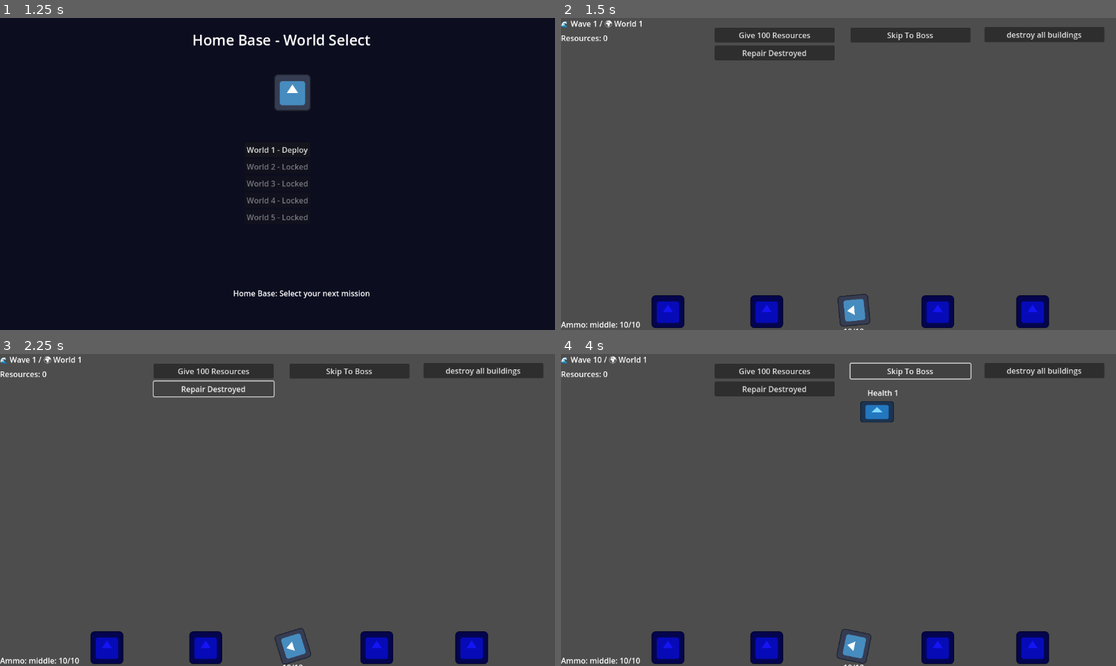
Above: before the commit, frames 1-4 (two rows, left to right).
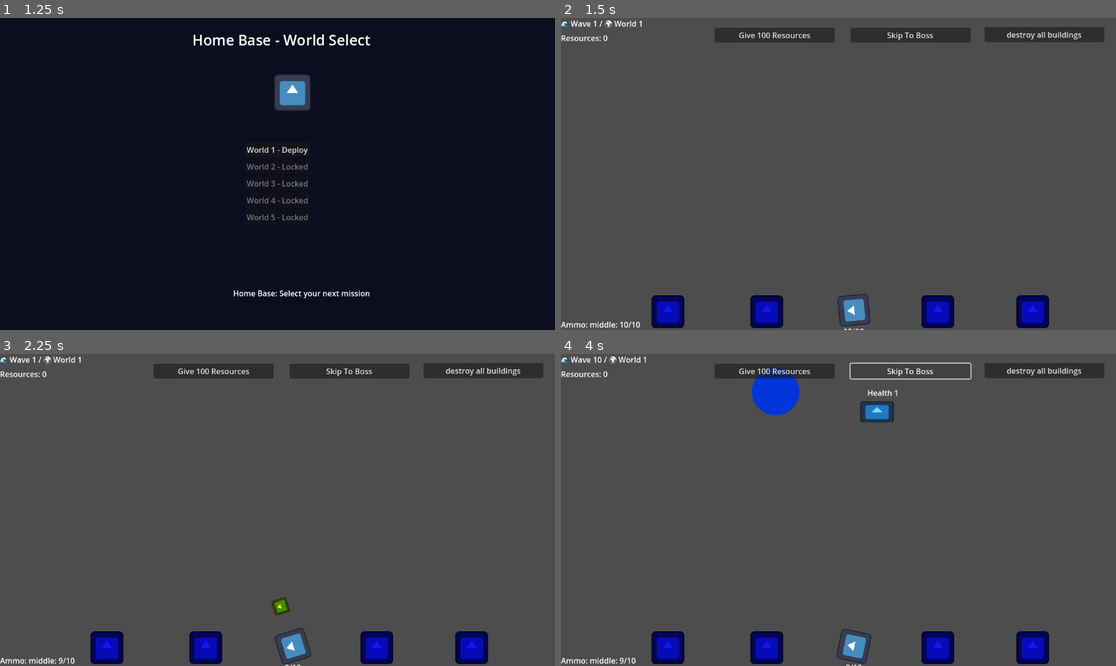
Above: after the commit, the same moments.

Repository: aceofknights/Missile-Game
Game: Godot game, scene res://Scene/MainMenu.tscn
Same seed, same stepped clock (60 frames per second), same inputs: the game is played once before the commit and once after it. The engine's default icon, where the game draws it, is replaced by a stand-in: a white triangle on a blue panel in a dark square.
Inputs (mouse positions are in pixels of both pictures, inside the frame that each line leads up to):
- Up to frame 1 (1.25 s): click "Start" at 0.5 s
- Up to frame 2 (1.5 s): click "World 1 - Deploy" at 1.25 s
- Up to frame 3 (2.25 s): click (210, 388) at 2 s, where only the run before the commit has a clickable "Repair Destroyed"
- Up to frame 4 (4 s): click "Skip To Boss" at 2.75 s; click "Skip To Boss" at 3.5 s

Frame 1 is identical in both runs. In frame 2, 1.0% of the frame differs, in the area x 27-50%, y 8-14%; in frame 3, 0.5%; in frame 4, 1.7%, in the area x 10-55%, y 4-100%.

Commit message:
Fix repair hover messaging and remove obsolete repair button

Diff:
--- a/Scene/Main.tscn
+++ b/Scene/Main.tscn
@@ -64,13 +64,6 @@
 offset_bottom = 51.0
 text = "Give 100 Resources"
 
-[node name="RepairButton" type="Button" parent="UI"]
-offset_left = 319.0
-offset_top = 57.0
-offset_right = 568.0
-offset_bottom = 88.0
-text = "Repair Destroyed"
-
 [node name="AnnouncementLabel" type="Label" parent="UI"]
 visible = false
 offset_left = 552.0
@@ -78,6 +71,16 @@
 offset_right = 592.0
 offset_bottom = 158.0
 theme_override_font_sizes/font_size = 20
+
+[node name="RepairHintLabel" type="Label" parent="UI"]
+visible = false
+offset_left = 398.0
+offset_top = 72.0
+offset_right = 820.0
+offset_bottom = 100.0
+theme_override_font_sizes/font_size = 22
+text = "Hit R to repair"
+horizontal_alignment = 1
 
 [node name="ResourceLabel" type="Label" parent="UI"]
 offset_top = 30.0
--- a/Scripts/Cannon.gd
+++ b/Scripts/Cannon.gd
@@ -56,8 +56,7 @@
 	if fire_rate_bar:
 		fire_rate_bar.visible = active
 	if repair_label:
-		repair_label.visible = unlocked and destroyed and GameManager.can_use_repair_shop()
-		repair_label.text = "[R] Repair (%d)" % GameManager.get_repair_shop_cost()
+		repair_label.visible = false
 	if sprite:
 		sprite.modulate = Color(0.35, 0.35, 0.35, 1.0) if destroyed else Color(1, 1, 1, 1)
 
@@ -128,6 +127,12 @@
 	return global_position.distance_to(global_mouse_position) <= 70.0
 
 
+func is_hovered_any_state(global_mouse_position: Vector2) -> bool:
+	if not GameManager.is_cannon_unlocked(cannon_id):
+		return false
+	return global_position.distance_to(global_mouse_position) <= 70.0
+
+
 func repair() -> void:
 	GameManager.set_cannon_unlocked(cannon_id, true)
 	GameManager.set_cannon_current_ammo(cannon_id, GameManager.get_cannon_starting_ammo(cannon_id))
--- a/Scripts/GameManager.gd
+++ b/Scripts/GameManager.gd
@@ -196,7 +196,7 @@
 		"missile_speed": {"display_name": "Missile Speed", "max_level": 10, "base_cost": 15, "path_rate": PATH_CHEAP, "requires": [{"upgrade": "starting_ammo_middle_1", "min_level": 1}]},
 		"building_5": {"display_name": "Building 5", "max_level": 1, "base_cost": 25, "path_rate": PATH_MEDIUM, "requires": [{"upgrade": "starting_ammo_middle_1", "min_level": 1}]},
 		"building_6": {"display_name": "Building 6", "max_level": 1, "base_cost": 75, "path_rate": PATH_MEDIUM, "requires": [{"upgrade": "building_5", "min_level": 1}]},
-		"repair_shop": {"display_name": "Repair Shop", "max_level": 10, "base_cost": 20, "path_rate": PATH_MEDIUM, "requires": [{"upgrade": "starting_ammo_middle_1", "min_level": 1}]},
+		"repair_shop": {"display_name": "Repair Shop", "description": "Unlocks R repairs for destroyed buildings/cannons and lowers repair cost per level.", "max_level": 10, "base_cost": 20, "path_rate": PATH_MEDIUM, "requires": [{"upgrade": "starting_ammo_middle_1", "min_level": 1}]},
 		"resource_gain": {"display_name": "Resource Gain", "max_level": 10, "base_cost": 20, "path_rate": PATH_CHEAP, "requires": [{"upgrade": "starting_ammo_middle_1", "min_level": 1}]}
 	}
 
--- a/Scripts/Main.gd
+++ b/Scripts/Main.gd
@@ -8,6 +8,7 @@
 @onready var destroy_all_button = $UI/DestroyAllButton
 @onready var wave_label = $UI/WaveLabel
 @onready var announcement_label = $UI/AnnouncementLabel
+@onready var repair_hint_label: Label = get_node_or_null("UI/RepairHintLabel") as Label
 @onready var ResourceLabel = $UI/ResourceLabel
 @onready var building5 = $Building5
 @onready var building6 = $Building6
@@ -16,7 +17,8 @@
 
 var base_buildings = 4
 var extra_buildings = 0
-var next_cannon_index := 0
+const REPAIR_HINT_LINGER_SECONDS := 1.0
+var _repair_hint_linger_remaining := 0.0
 
 
 func get_building_count():
@@ -39,6 +41,8 @@
 
 	get_tree().paused = false
 	pause_menu.hide()
+	if repair_hint_label:
+		repair_hint_label.visible = false
 	print("Main game started: Wave %d, World %d" % [GameManager.current_wave, GameManager.current_world])
 	destroy_all_button.pressed.connect(_on_destroy_all_pressed)
 	skip_to_boss.pressed.connect(_skip_to_boss)
@@ -56,20 +60,22 @@
 	return [middle_cannon, left_cannon, right_cannon]
 
 
-func _fire_alternating_cannon(target_position: Vector2) -> void:
-	var cannons = _get_ordered_cannons()
-	var cannon_count = cannons.size()
-	if cannon_count == 0:
-		return
-
-	for offset in range(cannon_count):
-		var idx = (next_cannon_index + offset) % cannon_count
-		var cannon = cannons[idx]
-		if cannon == null:
+func _fire_closest_cannon(target_position: Vector2) -> void:
+	var best_cannon: Node = null
+	var best_distance_sq := INF
+
+	for cannon in _get_ordered_cannons():
+		if cannon == null or not cannon.has_method("can_fire"):
 			continue
-		if cannon.try_fire_at(target_position):
-			next_cannon_index = (idx + 1) % cannon_count
-			return
+		if not cannon.can_fire():
+			continue
+		var distance_sq = cannon.global_position.distance_squared_to(target_position)
+		if distance_sq < best_distance_sq:
+			best_distance_sq = distance_sq
+			best_cannon = cannon
+
+	if best_cannon != null and best_cannon.has_method("try_fire_at"):
+		best_cannon.try_fire_at(target_position)
 
 
 func _skip_to_boss():
@@ -127,10 +133,42 @@
 	AmmoLabel.text = "Ammo: %s" % GameManager.get_total_ammo_status()
 	wave_label.text = "🌊 Wave %d / 🌍 World %d" % [GameManager.current_wave, GameManager.current_world]
 	ResourceLabel.text = "Resources: %d" % GameManager.player_resources
+	_update_repair_hint(delta)
 
 	if _count_surviving_buildings() == 0:
 		print("🏚️ All buildings destroyed — returning to upgrade screen")
 		GameManager.player_died()
+
+
+func _update_repair_hint(delta: float) -> void:
+	if repair_hint_label == null:
+		return
+
+	var hovered_destroyed_target = _find_hovered_destroyed_defense()
+	var hovered_defense = _find_hovered_defense_any_state()
+	if hovered_destroyed_target != null:
+		_repair_hint_linger_remaining = REPAIR_HINT_LINGER_SECONDS
+		if GameManager.can_use_repair_shop():
+			repair_hint_label.text = "Hit R to repair (%d)" % GameManager.get_repair_shop_cost()
+		else:
+			repair_hint_label.text = "Buy Repair Shop upgrade to unlock repairs"
+		repair_hint_label.visible = true
+		return
+	elif hovered_defense != null:
+		_repair_hint_linger_remaining = REPAIR_HINT_LINGER_SECONDS
+		if GameManager.can_use_repair_shop():
+			repair_hint_label.text = "Destroyed defenses can be repaired with R (%d)" % GameManager.get_repair_shop_cost()
+		else:
+			repair_hint_label.text = "Destroyed defenses can be repaired after buying Repair Shop"
+		repair_hint_label.visible = true
+		return
+
+	if _repair_hint_linger_remaining > 0.0:
+		_repair_hint_linger_remaining = max(0.0, _repair_hint_linger_remaining - delta)
+		repair_hint_label.visible = true
+		return
+
+	repair_hint_label.visible = false
 
 
 func _count_surviving_buildings() -> int:
@@ -155,6 +193,20 @@
 	return null
 
 
+func _find_hovered_defense_any_state() -> Node:
+	var mouse_pos = get_global_mouse_position()
+
+	for cannon in _get_ordered_cannons():
+		if cannon and cannon.has_method("is_hovered_any_state") and cannon.is_hovered_any_state(mouse_pos):
+			return cannon
+
+	for b in get_tree().get_nodes_in_group("building"):
+		if b and b.has_method("is_hovered_any_state") and b.is_hovered_any_state(mouse_pos):
+			return b
+
+	return null
+
+
 func _attempt_repair_hovered_defense() -> void:
 	if not GameManager.can_use_repair_shop():
 		return
@@ -178,7 +230,7 @@
 		return
 
 	if event is InputEventMouseButton and event.button_index == MOUSE_BUTTON_LEFT and event.pressed:
-		_fire_alternating_cannon(get_global_mouse_position())
+		_fire_closest_cannon(get_global_mouse_position())
 		return
 
 	if event is InputEventKey and event.pressed and not event.echo and event.keycode == KEY_R:
--- a/Scripts/UpgradeScreen.gd
+++ b/Scripts/UpgradeScreen.gd
@@ -86,7 +86,10 @@
 		var level = GameManager.get_upgrade_level(key)
 		var max_level = int(def.get("max_level", 1))
 		var cost = GameManager.get_upgrade_cost(int(def.get("base_cost", 1)), level, String(def.get("path_rate", GameManager.PATH_MEDIUM)))
+		var description := String(def.get("description", ""))
 		btn.text = "%s%s L%d/%d - Cost %d" % ["  ".repeat(indent), String(def.get("display_name", key)), level, max_level, cost]
+		if description != "":
+			btn.text += "\n%s%s" % ["  ".repeat(indent + 1), description]
 		btn.disabled = not GameManager.can_buy_upgrade(key)
 
 
--- a/Scripts/building.gd
+++ b/Scripts/building.gd
@@ -18,9 +18,7 @@
 	if not repair_label:
 		return
 	repair_label.global_position = global_position + Vector2(-70, -64)
-	repair_label.visible = destroyed and GameManager.can_use_repair_shop()
-	if repair_label.visible:
-		repair_label.text = "[R] Repair (%d)" % GameManager.get_repair_shop_cost()
+	repair_label.visible = false
 
 
 func _on_area_entered(area):
@@ -57,6 +55,10 @@
 	return global_position.distance_to(global_mouse_position) <= 52.0
 
 
+func is_hovered_any_state(global_mouse_position: Vector2) -> bool:
+	return global_position.distance_to(global_mouse_position) <= 52.0
+
+
 func repair() -> void:
 	destroyed = false
 	monitoring = true
